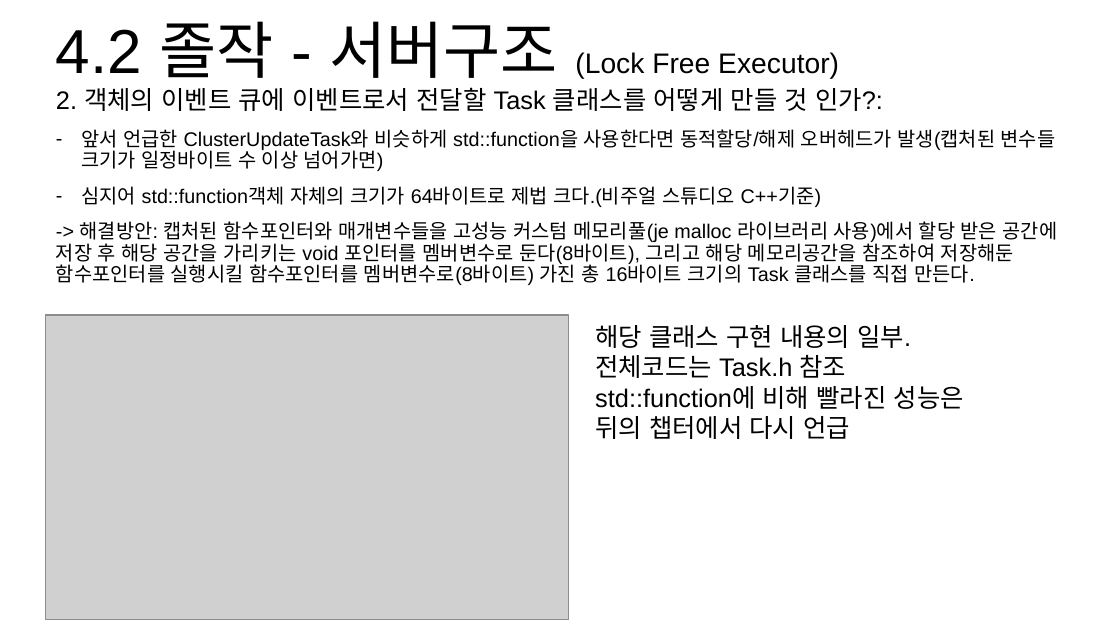
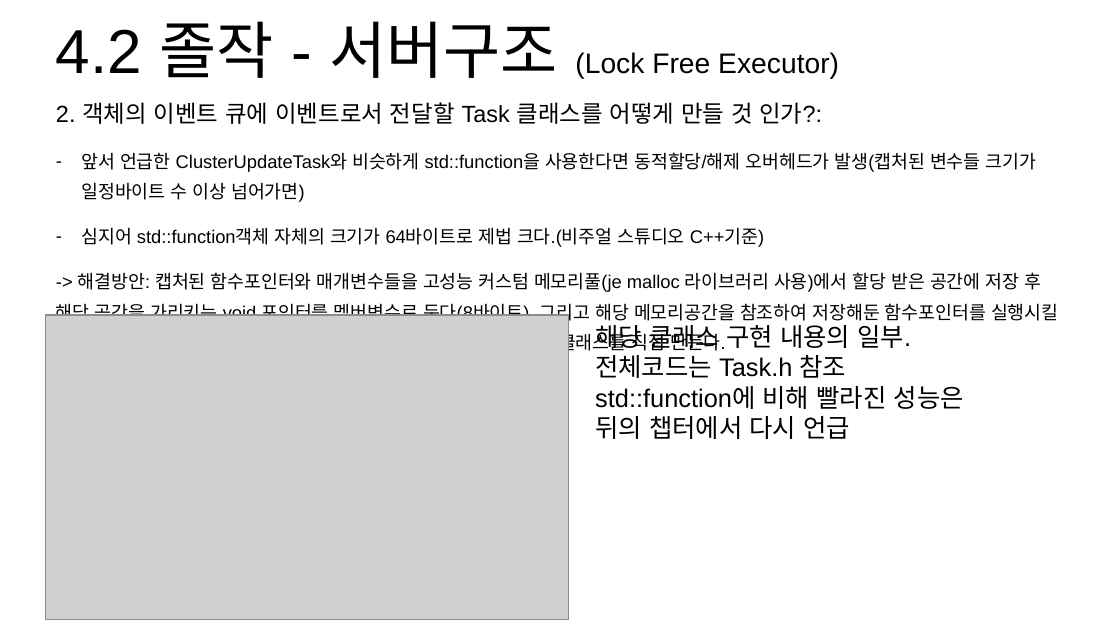
Before and after one commit to hypernagox/FYP_Evergreen, a slide deck: slide 19 of 포트폴리오/서버_최재혁/포트폴리오.pptx. Drawn at 1120x630 pixels with LibreOffice and Linux fonts; fonts in the diff are those of the drawing; grey boxes stand for pictures. Boxes give left, top, right and bottom in pixels: in the first picture for what was removed or moved away, otherwise in the second. Text is boxed around its words. In the diff, an @@ line names an element or a change of style, - is before the commit and + after.

```diff
--- a/포트폴리오/서버_최재혁/포트폴리오.pptx
+++ b/포트폴리오/서버_최재혁/포트폴리오.pptx
@@ text "2. 객체의 이벤트 큐에 이벤트로서 ..." at box(56, 102, 1058, 325): size 18 to 16.6 pt in "2. 객체의 이벤트 큐에 이벤트로서 전달할 Task ..."; size 14 to 12.9 pt in "앞서 언급한 ClusterUpdateTask와 비슷하게 std::function을 사용한다면 동적할당/해제 ...", "심지어 std::function객체 자체의 크기가 64바이트로 제법 크다.(비주얼 ...", "-> 해결방안: 캡처된 함수포인터와 매개변수들을 고성능 커스텀 ..."; line spacing 0.9 to 1.4 @@
```
Also in this commit, not shown: 5 other slides changed, 3 slides added.
